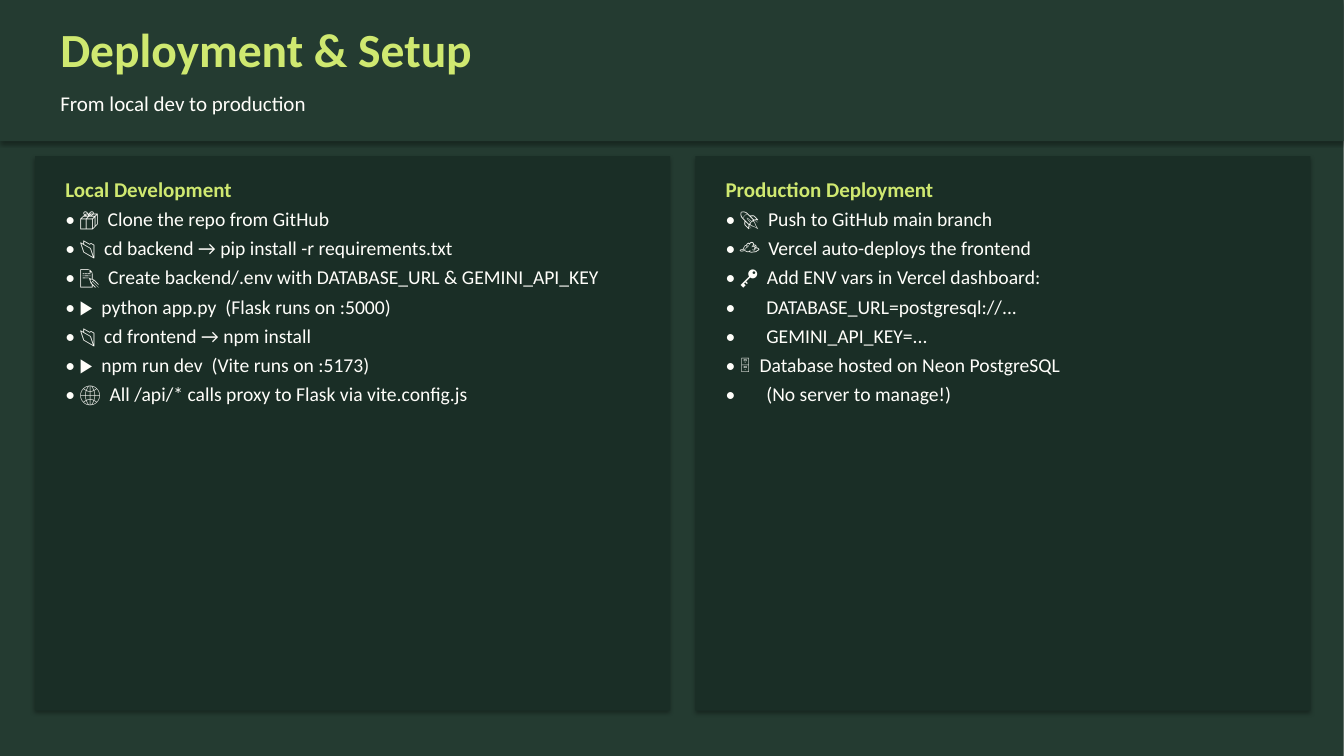
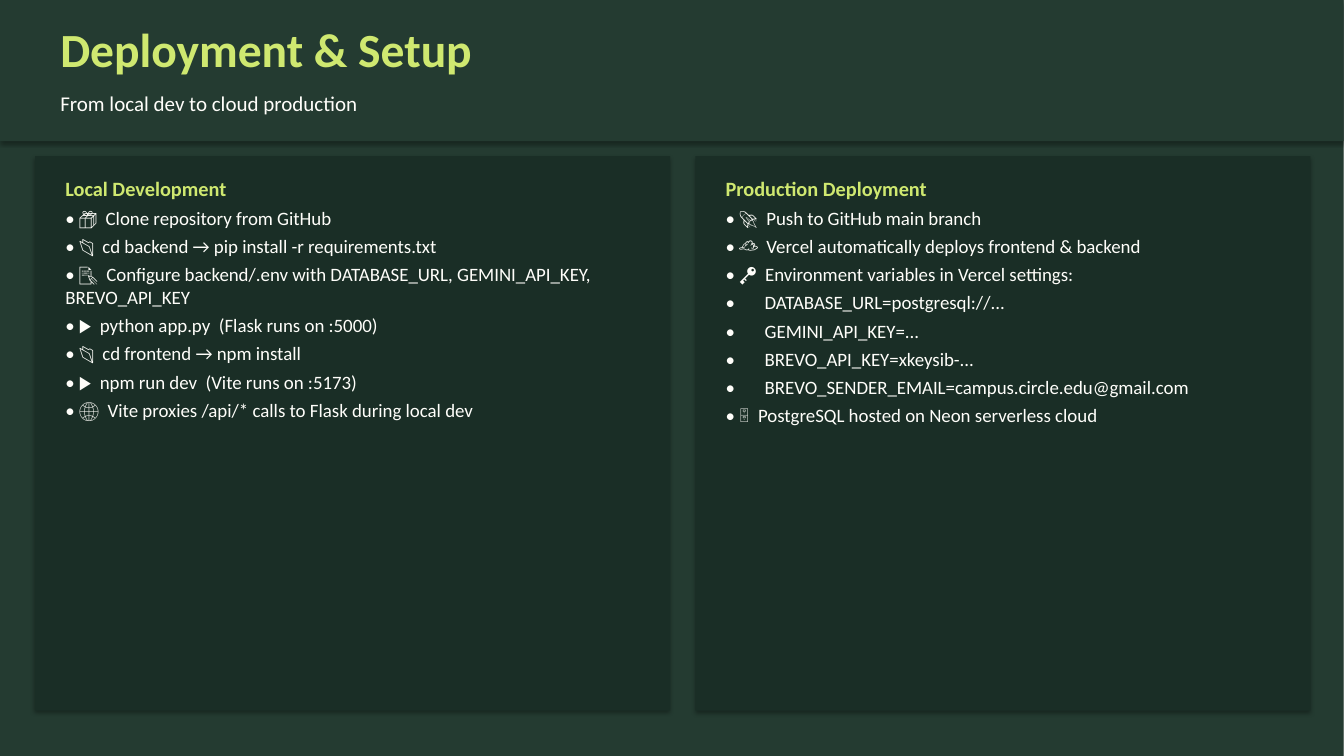
Before and after one commit to Abhi7Prajapathi/Events, a slide deck: slide 11 of CampusCircle_Presentation.pptx. Drawn at 1344x756 pixels with LibreOffice and Linux fonts; fonts in the diff are those of the drawing. Boxes give left, top, right and bottom in pixels: in the first picture for what was removed or moved away, otherwise in the second. Text is boxed around its words. In the diff, an @@ line names an element or a change of style, - is before the commit and + after.

Commit message:
feat: Admin event attendee roster view, CSV export, and updated PPT deck with Brevo & attendee features

```diff
--- a/CampusCircle_Presentation.pptx
+++ b/CampusCircle_Presentation.pptx
@@ text at [60, 96, 357, 115]: text changed @@
-From local dev to production
+From local dev to cloud production
@@ text at [65, 181, 436, 392]: size 15 to 14.5 pt in "Local Development"; size 14 to 13.5 pt in "• 📂 cd backend → pip install ...", "• ▶ python app.py (Flask runs on ...", "• 📂 cd frontend → npm install", "• ▶ npm run dev (Vite runs ..." @@
@@ text at [726, 181, 1005, 341]: size 15 to 14.5 pt in "Production Deployment"; size 14 to 13.5 pt in "• 🚀 Push to GitHub main branch", "• DATABASE_URL=postgresql://...", "• GEMINI_API_KEY=..." @@
@@ text at [106, 212, 331, 228]: text changed; size 14 to 13.5 pt @@
-• 📦 Clone the repo from GitHub
+• 📦 Clone repository from GitHub
@@ text at [65, 268, 590, 307]: text changed; size 14 to 13.5 pt @@
-• 📝 Create backend/.env with DATABASE_URL & GEMINI_API_KEY
+• 📝 Configure backend/.env with DATABASE_URL, GEMINI_API_KEY, BREVO_API_KEY
@@ text at [765, 240, 1141, 285]: text changed; size 14 to 13.5 pt @@
-• ☁ Vercel auto-deploys the frontend
-• 🔑 Add ENV vars in Vercel dashboard:
+• ☁ Vercel automatically deploys frontend & backend
+• 🔑 Environment variables in Vercel settings:
@@ text at [758, 353, 1189, 426]: text changed; size 14 to 13.5 pt @@
-• 🗄 Database hosted on Neon PostgreSQL
-• (No server to manage!)
+• BREVO_API_KEY=xkeysib-...
+• BREVO_SENDER_EMAIL=campus.circle.edu@gmail.com
+• 🗄 PostgreSQL hosted on Neon serverless cloud
@@ text at [108, 403, 473, 421]: text changed; size 14 to 13.5 pt @@
-• 🌐 All /api/* calls proxy to Flask via vite.config.js
+• 🌐 Vite proxies /api/* calls to Flask during local dev
```
Also in this commit, not shown: 10 other slides changed, 3 other files.
